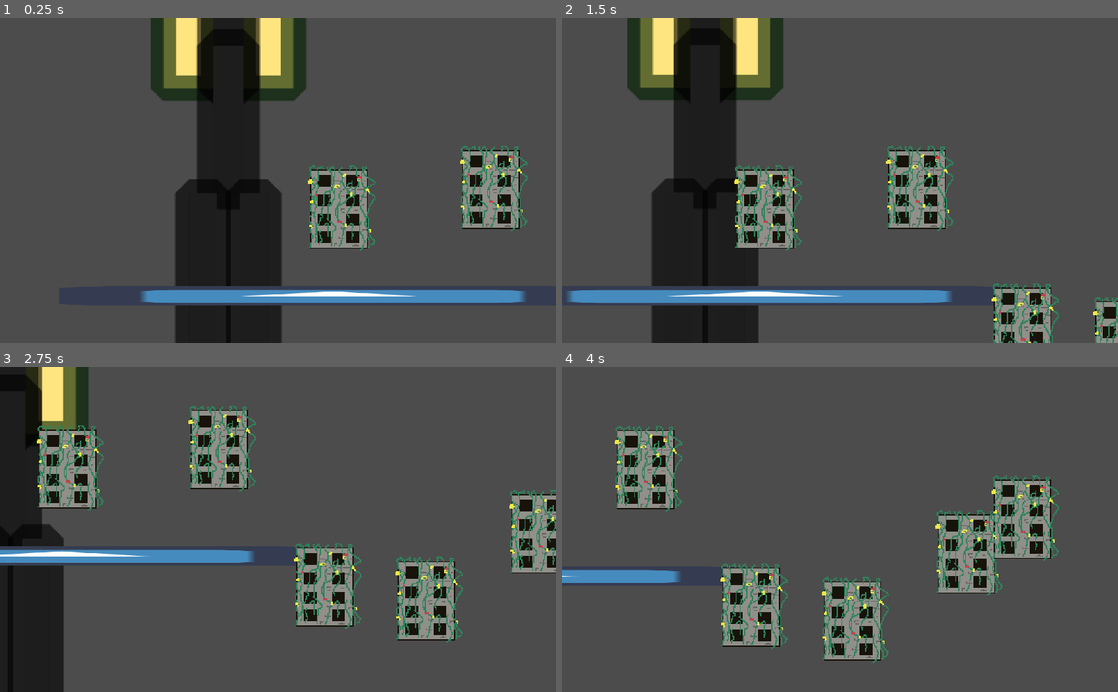
Above: before the commit, frames 1-4 (two rows, left to right).
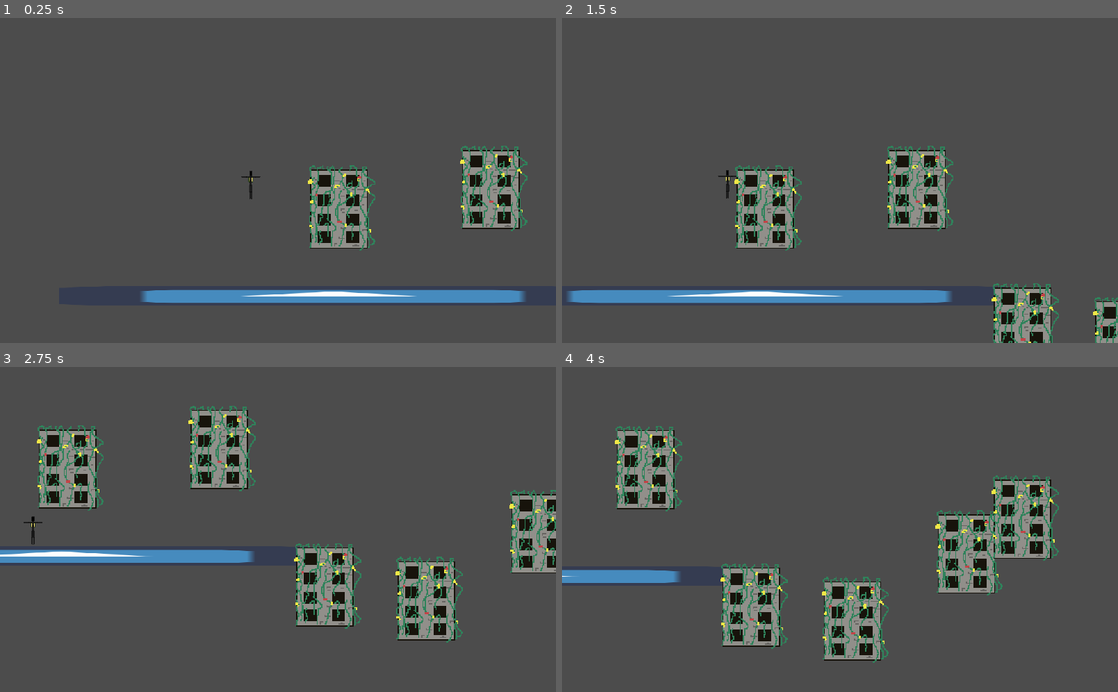
Above: after the commit, the same moments.

Repository: kevinms/godot-wild-jam-38
Game: Godot game, scene res://Game.tscn
Same seed, same stepped clock (60 frames per second), same inputs: the game is played once before the commit and once after it. The engine's default icon, where the game draws it, is replaced by a stand-in: a white triangle on a blue panel in a dark square.
Inputs:
- Up to frame 1 (0.25 s): no input
- Up to frame 2 (1.5 s): hold D (right) from 0.53 s (still down); tap W (jump) at 0.77 s
- Up to frame 3 (2.75 s): tap W (jump) at 1.52 s; release D (right) at 2.03 s; hold A (left) from 2.03 s (still down)
- Up to frame 4 (4 s): release A (left) at 2.78 s; hold D (right) from 2.78 s (still down); tap W (jump) at 3.02, 3.77 s

The runs differ from the first frame. In frame 1, 18% of the frame differs, in the area x 27-55%, y 0-100%; in frame 2, 17%; in frame 3, 10%; in frame 4, nothing differs.

Commit message:
resized the dude

Diff:
--- a/player/Player.tscn
+++ b/player/Player.tscn
@@ -15,7 +15,8 @@
 shape = SubResource( 1 )
 
 [node name="Sprite" type="Sprite" parent="."]
-position = Vector2( 2.22725, -0.835213 )
+position = Vector2( 0.683459, 0.94367 )
+scale = Vector2( 0.0312185, 0.0350703 )
 texture = ExtResource( 1 )
 
 [node name="JumpSound" type="AudioStreamPlayer" parent="."]
